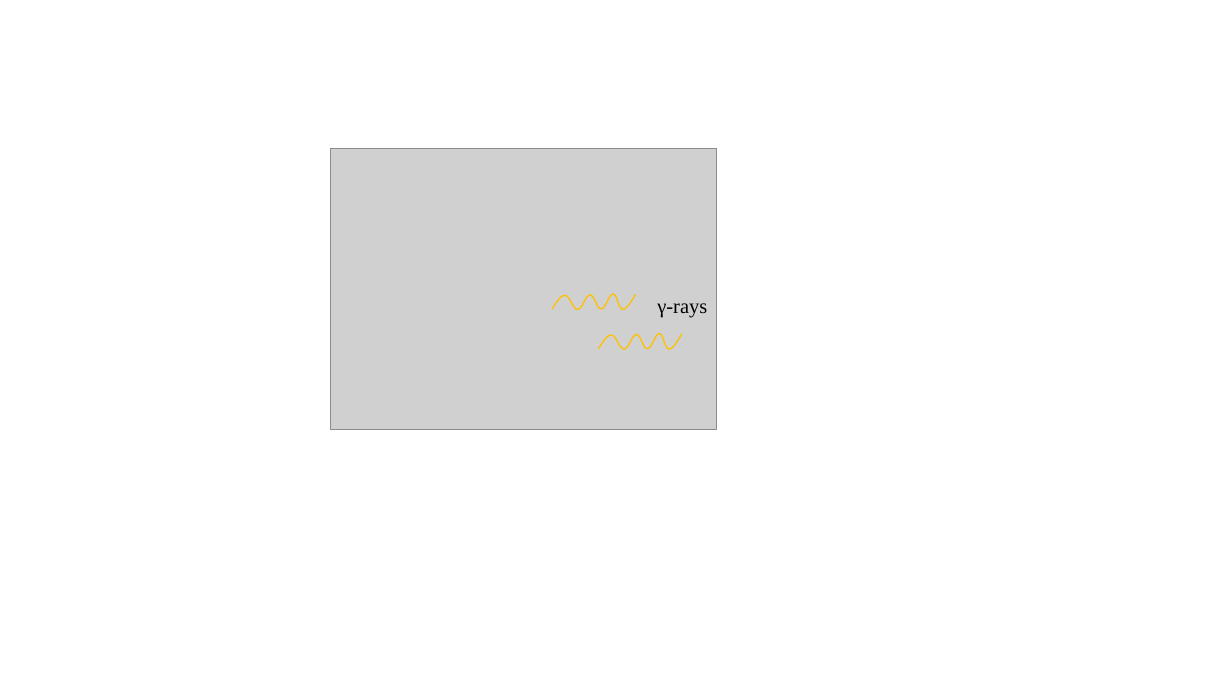
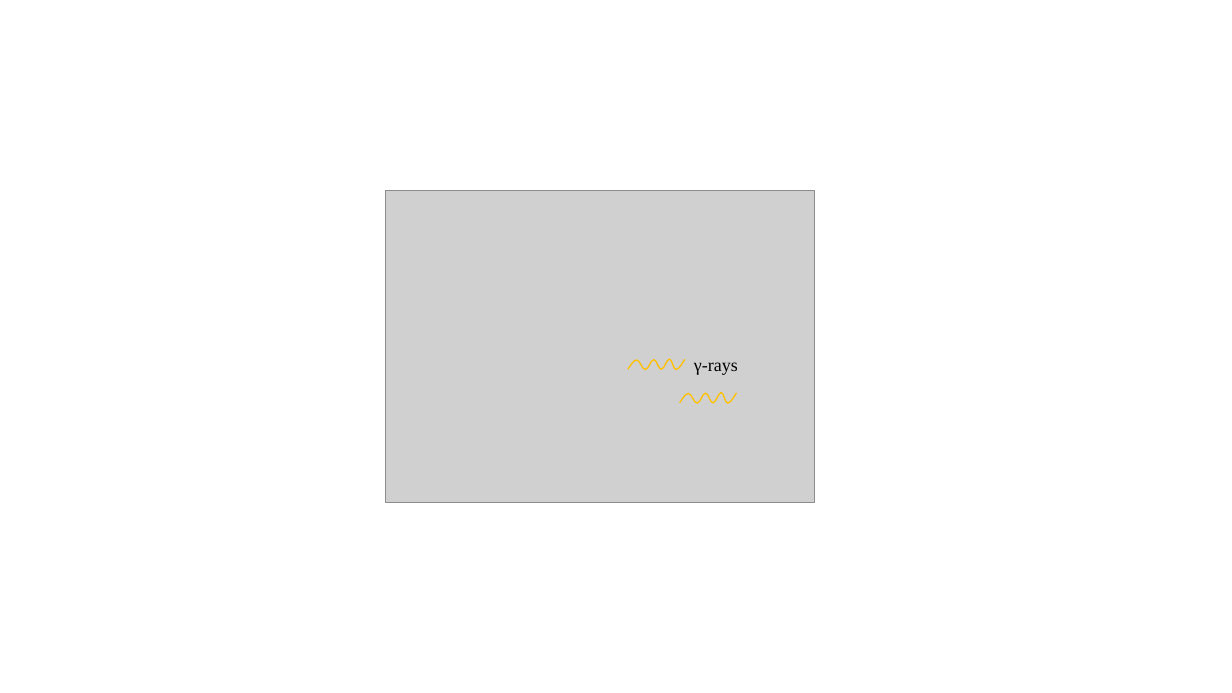
Before and after one commit to jhualberta/thesis, a slide deck: slide 10 of thesisPlots1.ppt (slide 9 before the commit). Drawn at 1232x693 pixels with LibreOffice and Linux fonts; fonts in the diff are those of the drawing; grey boxes stand for pictures. Boxes give left, top, right and bottom in pixels: in the first picture for what was removed or moved away, otherwise in the second. Text is boxed around its words. In the diff, an @@ line names an element or a change of style, - is before the commit and + after.

```diff
--- a/thesisPlots1.ppt
+++ b/thesisPlots1.ppt
@@ picture resized from (x1=331, y1=149, x2=717, y2=430) to (x1=385, y1=190, x2=815, y2=502) @@
@@ freeform shape removed at (x1=552, y1=294, x2=635, y2=309) @@
@@ freeform shape resized from (x1=598, y1=333, x2=682, y2=349) to (x1=628, y1=359, x2=685, y2=369) @@
@@ text "γ-rays" moved from (x1=657, y1=303, x2=707, y2=318) to (x1=694, y1=362, x2=738, y2=375) @@
@@ text "γ-rays" at (x1=694, y1=362, x2=738, y2=375): size 16 to 14 pt @@
@@ freeform shape added at (x1=680, y1=393, x2=736, y2=403), outline #FFC000 0.99 pt @@
```
Also in this commit, not shown: 1 other slide changed, 1 slide added, 21 other files.
